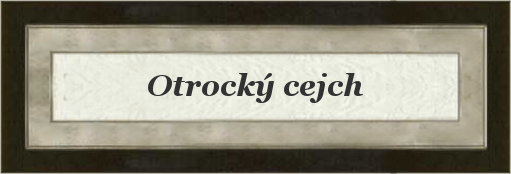
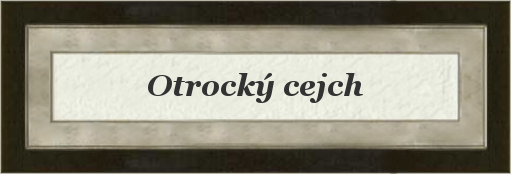
Layer changes from the first 511px x 174px image to the second:
painted on "Card" over [30, 33, 488, 141]
